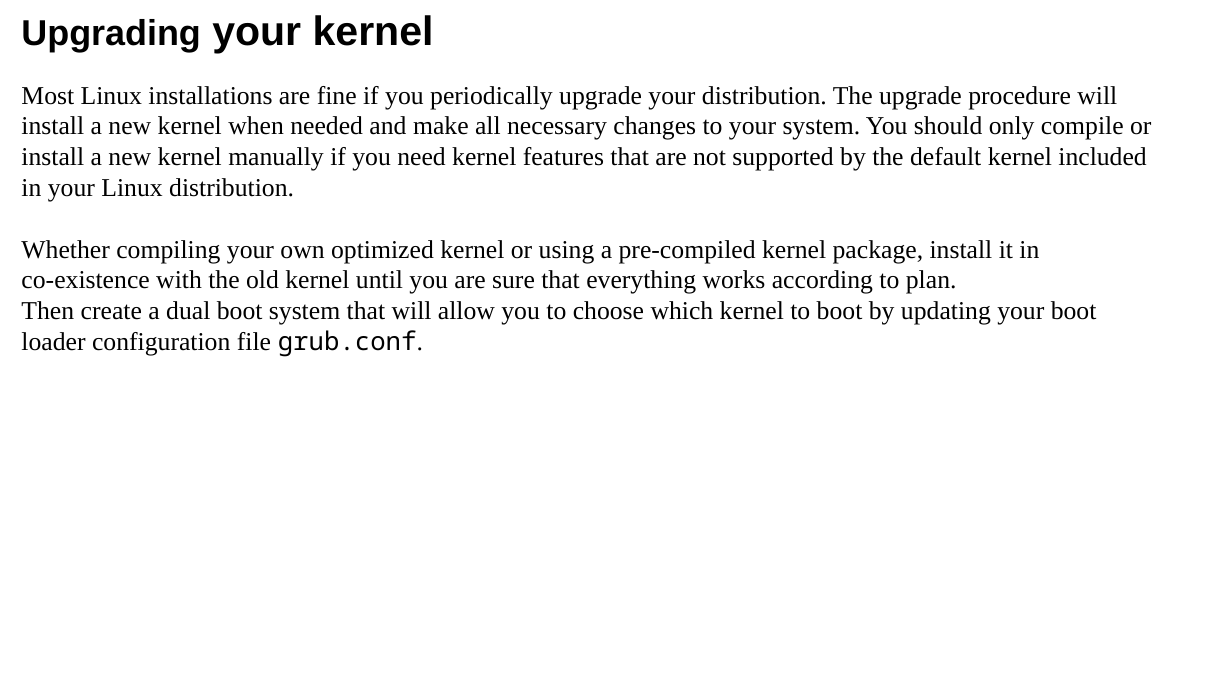
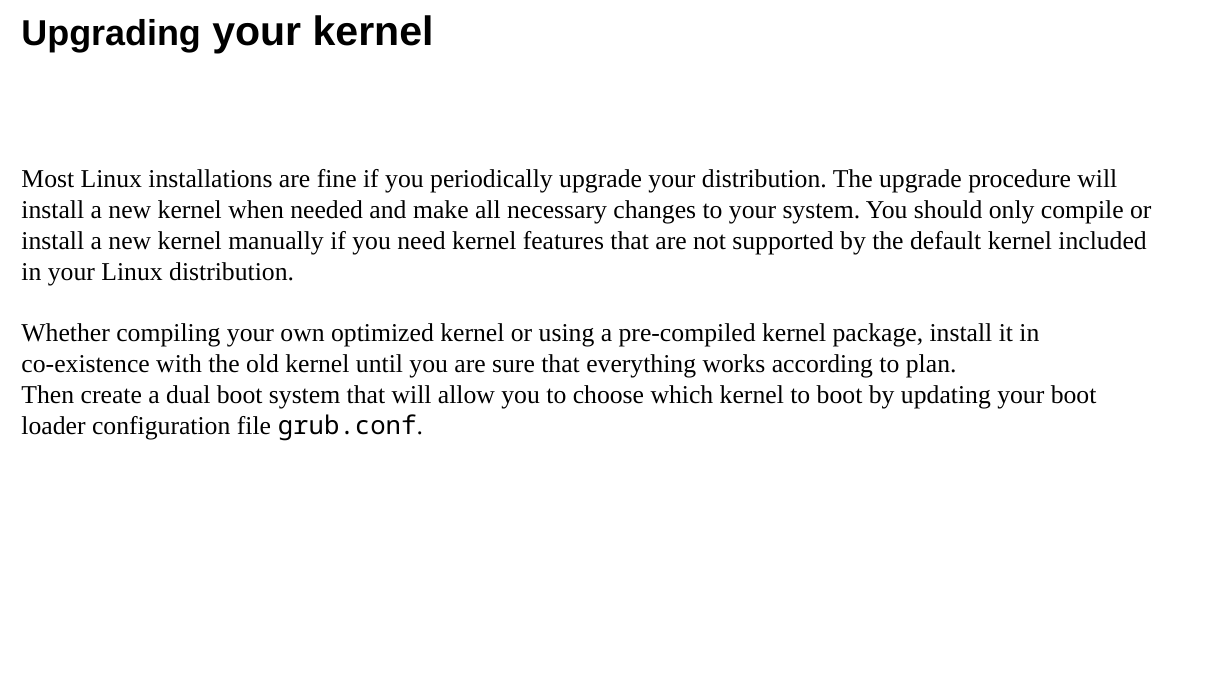
Before and after one commit to Satyaneshi2346/HelloWorld, a slide deck: slide 13 of linux.pptx. Drawn at 1232x693 pixels with LibreOffice and Linux fonts; fonts in the diff are those of the drawing. Boxes give left, top, right and bottom in pixels: in the first picture for what was removed or moved away, otherwise in the second. Text is boxed around its words. In the diff, an @@ line names an element or a change of style, - is before the commit and + after.

```diff
--- a/linux.pptx
+++ b/linux.pptx
@@ text "Most Linux installations are fine ...": place and size @@
-text "Most Linux installations are fine ..." at [21, 86, 1151, 357]
+text "Most Linux installations are fine ..." at [21, 169, 1151, 441]
```
Also in this commit, not shown: 9 other slides changed, 1 slide removed, 2 other files.
